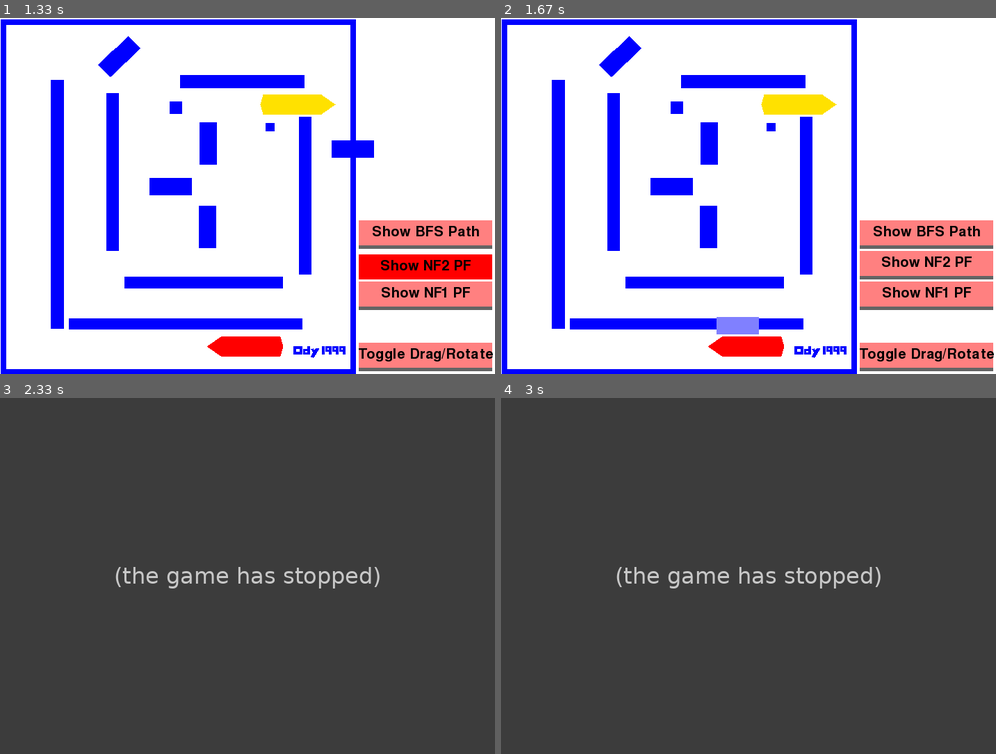
Above: before the commit, frames 1-4 (two rows, left to right).
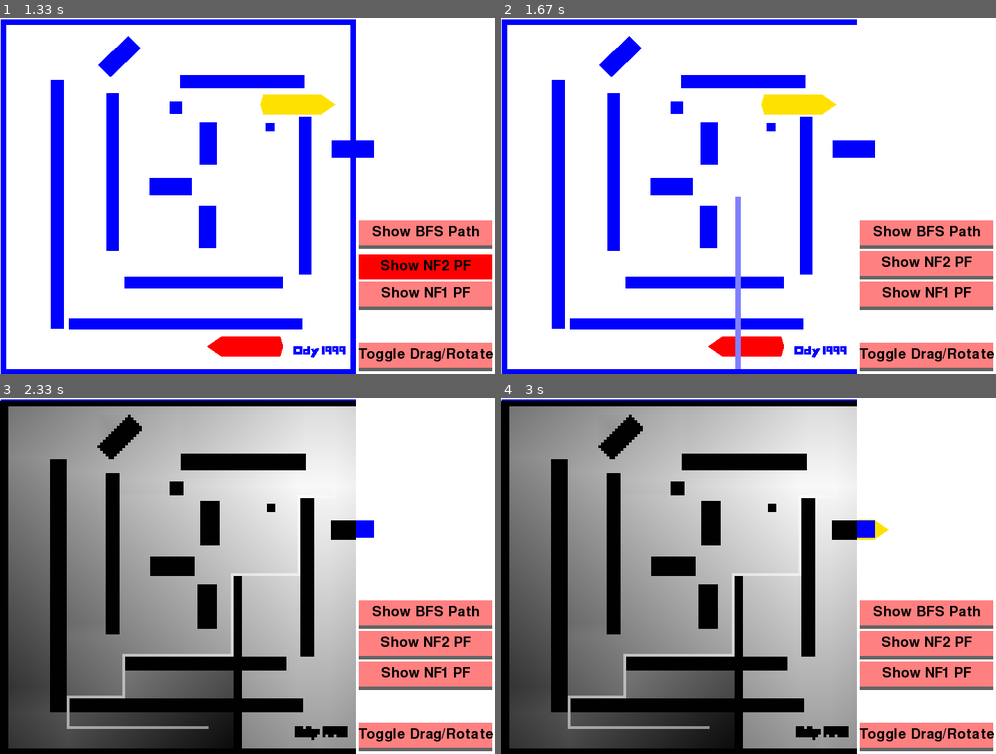
Above: after the commit, the same moments.

Repository: yuanhenglee/Motion-Planning-with-Pygame
Game: pygame game, started from BFPGame/run.py
Same seed, same stepped clock (60 frames per second), same inputs: the game is played once before the commit and once after it.
Inputs (mouse positions are in pixels of both pictures, inside the frame that each line leads up to):
- Up to frame 1 (1.33 s): click "Show NF1 PF" at 0.38 s; press the mouse at (242, 188) at 0.7 s; move the mouse to (297, 167) at 0.8 s; release the mouse at (351, 149) at 0.93 s; click "Show NF2 PF" at 1.15 s
- Up to frame 2 (1.67 s): press the mouse at (852, 149) at 1.43 s; move the mouse to (793, 238) at 1.53 s; move the mouse to (738, 324) at 1.63 s
- Up to frame 3 (2.33 s): release the mouse at (237, 704) at 1.67 s; click "Show BFS Path" at 1.93 s; press the mouse at (237, 704) at 2.2 s; move the mouse to (198, 704) at 2.3 s
- Up to frame 4 (3 s): release the mouse at (659, 704) at 2.43 s; press the mouse at (798, 483) at 2.63 s; move the mouse to (822, 504) at 2.73 s; release the mouse at (852, 529) at 2.87 s; press the mouse at (807, 576) at 2.97 s

Frame 1 is identical in both runs. In frame 2, 2.2% of the frame differs, in the area x 43-76%, y 1-99%; in frame 3, 93%, in the area x 0-100%, y 0-100%; in frame 4, 93%.
Error before the commit: AttributeError: 'Robot_init' object has no attribute 'get_abs_round_point' (run.py line 60); the game stopped at 2.05 s (later frames are placeholders)

Commit message:
BFS implement & control points not combined yet

Diff:
--- a/BFPGame/polygon.py
+++ b/BFPGame/polygon.py
@@ -65,10 +65,12 @@
         self.n_control_points = _n_control_points
         self.control_points = _control_points
 
-    def get_abs_round_point(self):
+    def get_abs_round_point(self , config = None):
+        if config == None:
+            config = self.config
         abs_pos_goal = []
         for control_point in self.control_points:
-            point = utils.to_abs_pos(self.config, control_point)
+            point = utils.to_abs_pos(config, control_point)
             point = round(point[0]), round(point[1])
             abs_pos_goal.append(point)
         return abs_pos_goal
@@ -79,6 +81,15 @@
         super().__init__(_n_convex, _convex, _config, RED)
         self.n_control_points = _n_control_points
         self.control_points = _control_points
+    def get_abs_round_point(self , config = None):
+        if config == None:
+            config = self.config
+        abs_pos_goal = []
+        for control_point in self.control_points:
+            point = utils.to_abs_pos(config, control_point)
+            point = round(point[0]), round(point[1])
+            abs_pos_goal.append(point)
+        return abs_pos_goal
 
 
 class Obstacle(Abstract_Polygon):
--- a/BFPGame/potentialField.py
+++ b/BFPGame/potentialField.py
@@ -4,6 +4,7 @@
 import numpy as np
 from color import *
 import globals
+from collections import deque
 
 cost = 1
 class PotentialField:
@@ -19,8 +20,31 @@
                 x, y = utils.world2Canvas((i, j))
                 pygame.draw.rect(gameDisplay, color, [x, y, utils.multiplier, utils.multiplier])
 
-    def BFS( self, start ):
-        ...
+    def BFS( self, xinit, xgoal ):
+        openQ = deque([xinit])
+        T_dict = {xinit: None }
+        visited = np.full((128,128), False, dtype = bool)
+        success = False
+        while openQ and not success:
+            x = openQ.popleft()
+            for neighbor in utils.findNeighbors(x):
+                if self.bitmap[neighbor[0]][neighbor[1]] < 254 and not visited[neighbor[0]][neighbor[1]]:
+                    T_dict[neighbor] = x
+                    openQ.append(neighbor)
+                    visited[neighbor[0]][neighbor[1]] = True
+                    if neighbor == xgoal :
+                        print("Path Found")
+                        success = True
+        if success:
+            next_point = T_dict[xgoal]
+            while next_point!=xinit:
+                self.bitmap[next_point[0]][next_point[1]] = 0
+                next_point = T_dict[next_point]
+        else:
+            print( "Path Not Found ...")
+
+
+
 
     def mark_NF1(self, goal ):
         bitmap = copy.deepcopy(globals.obstacles_bitmap)
--- a/BFPGame/run.py
+++ b/BFPGame/run.py
@@ -38,27 +38,34 @@
     else:
         set_mode_drag()
 
-def set_NF1_PF():
+def set_NF1_PF(BFS = False):
     globals.obstacles_bitmap = utils.new_obstacles_bitmap( obstacles )
     pf1 = PotentialField()
     pf2 = PotentialField()
     pf1.mark_NF1( robots[0].robot_goal.get_abs_round_point()[0] )
     pf2.mark_NF1( robots[0].robot_goal.get_abs_round_point()[1] )
+    if BFS:
+        pf1.BFS( robots[0].robot_init.get_abs_round_point()[0], robots[0].robot_goal.get_abs_round_point()[0]  )
+        pf1.BFS( robots[0].robot_init.get_abs_round_point()[0], robots[0].robot_goal.get_abs_round_point()[0]  )
     globals.pf = pf1 + pf2
     globals.show_bitmap = not globals.show_bitmap
 
-def set_NF2_PF():
+def set_NF2_PF(BFS = False):
     globals.obstacles_bitmap = utils.new_obstacles_bitmap( obstacles )
     pf1 = PotentialField()
     pf2 = PotentialField()
     pf1.mark_NF2( robots[0].robot_goal.get_abs_round_point()[0] )
     pf2.mark_NF2( robots[0].robot_goal.get_abs_round_point()[1] )
+    if BFS:
+        pf1.BFS( robots[0].robot_init.get_abs_round_point()[0], robots[0].robot_goal.get_abs_round_point()[0]  )
+        pf2.BFS( robots[0].robot_init.get_abs_round_point()[1], robots[0].robot_goal.get_abs_round_point()[1] )
     globals.pf = pf1 + pf2
     globals.show_bitmap = not globals.show_bitmap
 
 def set_BFS_PF():
-    globals.pf.BFS( robots[0].robot_init.get_abs_round_point()[0] )
-    globals.show_bitmap = not globals.show_bitmap
+    # globals.pf.BFS( robots[0].robot_init, robots[0].robot_goal )
+    # globals.show_bitmap = not globals.show_bitmap
+    set_NF1_PF(BFS=True)
 
 # init pygame window
 pygame.init()
